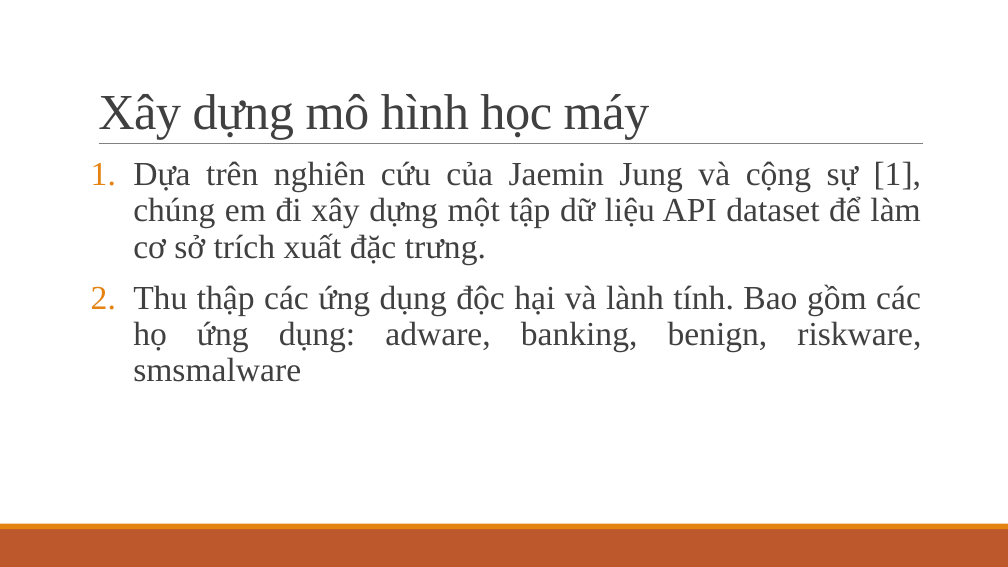
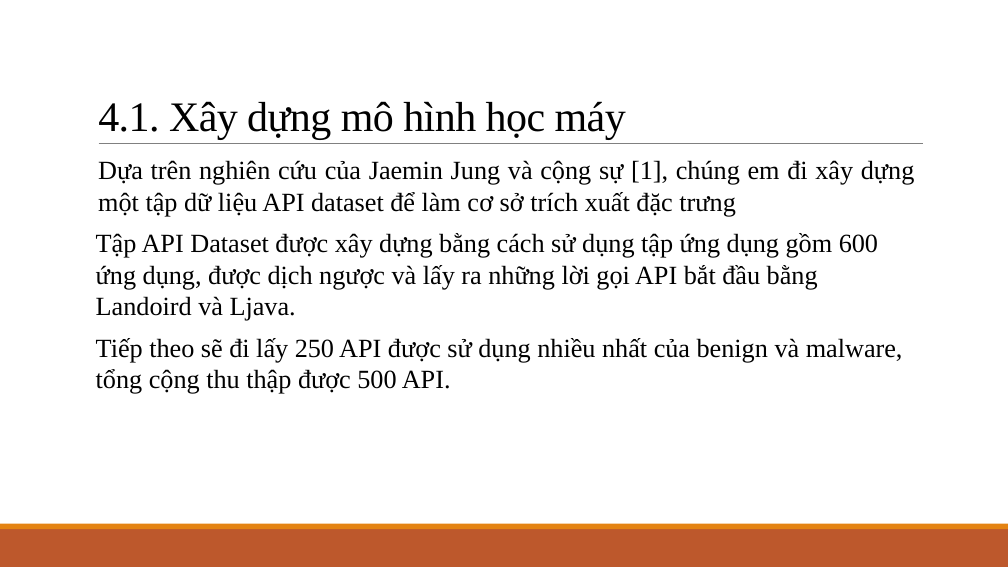
Before and after one commit to KMA-CT3-TTCS/document, a slide deck: slide 11 of Thái-Thị-Thanh-Vân_Nhóm1_v1.0.pptx (slide 8 before the commit). Drawn at 1008x567 pixels with LibreOffice and Linux fonts; fonts in the diff are those of the drawing. Boxes give left, top, right and bottom in pixels: in the first picture for what was removed or moved away, otherwise in the second. Text is boxed around its words. In the diff, an @@ line names an element or a change of style, - is before the commit and + after.

Commit message:
add

```diff
--- a/Thái-Thị-Thanh-Vân_Nhóm1_v1.0.pptx
+++ b/Thái-Thị-Thanh-Vân_Nhóm1_v1.0.pptx
@@ title at (98,101,626,139): text changed; size 48 to 40 pt; text colour #404040 to #000000 @@
-Xây dựng mô hình học máy
+4.1. Xây dựng mô hình học máy
@@ text added at (98,160,915,217), 25 pt, text #000000 @@
+Dựa trên nghiên cứu của Jaemin Jung và cộng sự [1], chúng em đi xây dựng một tập dữ liệu API dataset để làm cơ sở trích xuất đặc trưng
@@ text removed at (133,161,922,382) @@
-1. Dựa trên nghiên cứu của Jaemin Jung và cộng sự [1], chúng em đi xây dựng một tập dữ liệu API dataset để làm cơ sở trích xuất đặc trưng.
-2. Thu thập các ứng dụng độc hại và lành tính. Bao gồm các họ ứng dụng: adware, banking, benign, riskware, smsmalware
@@ text added at (96,233,878,321), 25 pt, text #000000 @@
+Tập API Dataset được xây dựng bằng cách sử dụng tập ứng dụng gồm 600 ứng dụng, được dịch ngược và lấy ra những lời gọi API bắt đầu bằng Landoird và Ljava.
@@ text added at (96,338,903,394), 25 pt, text #000000 @@
+Tiếp theo sẽ đi lấy 250 API được sử dụng nhiều nhất của benign và malware, tổng cộng thu thập được 500 API.
```
Also in this commit, not shown: 16 other slides changed, 4 slides added, 2 slides removed.
